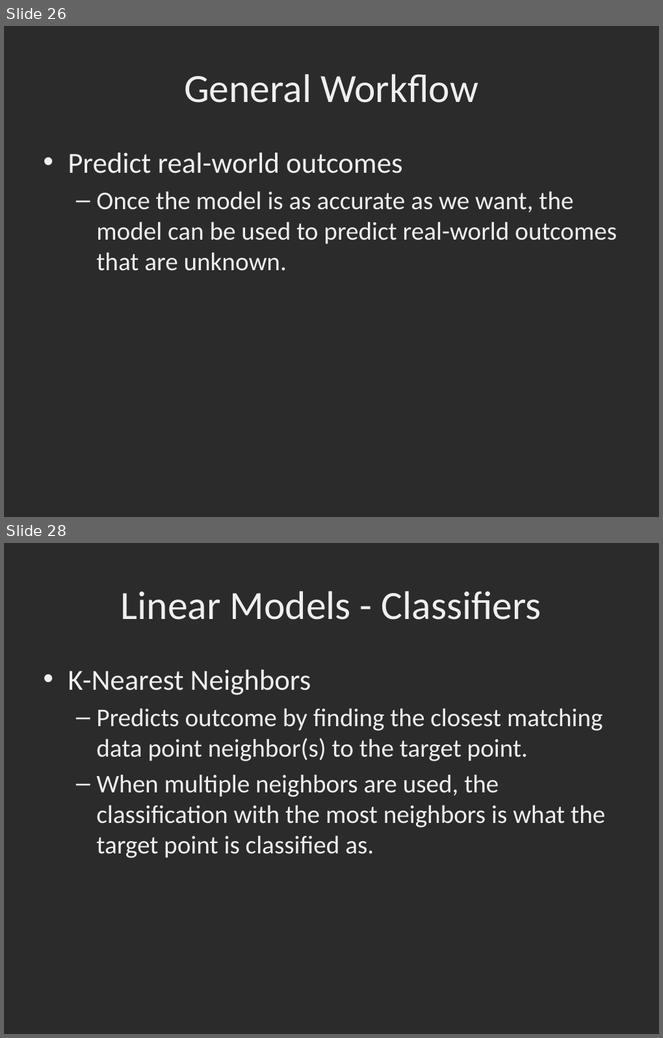
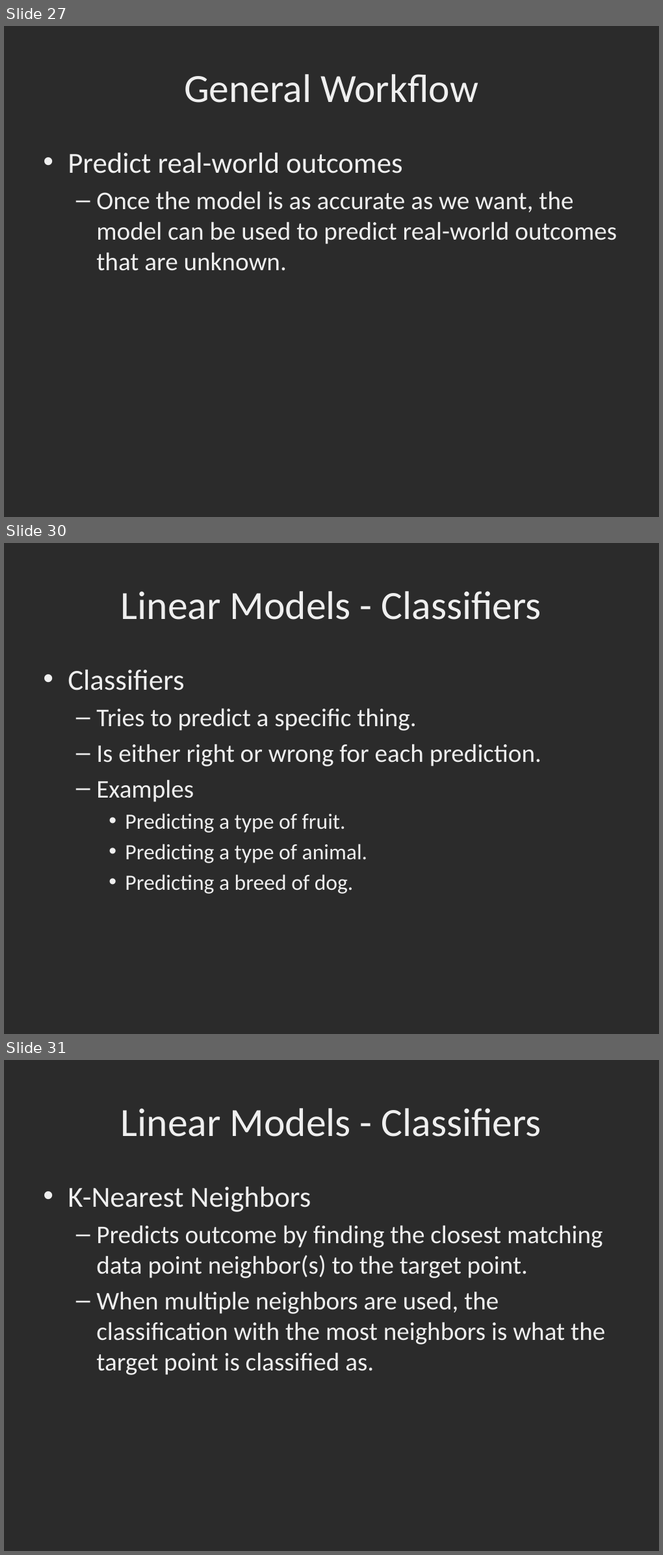
Before and after one commit to dbowmans46/PracticalProgramming, a slide deck: Session 7 - Python/Instructional Material/Session 7 - Python Brief Intro to Machine Learning with Scikit Learn.pptx. Shown one above the other, each under a label of ours: slides 26 and 28 before the commit, slides 27, 30 and 31 after it; the slides between them are not shown. The pictures are 663x1038 and 663x1555 pixels, drawn with LibreOffice and Linux fonts; fonts in the diff are those of the drawing; background and template pictures are left out; a plain dark background stands for a picture behind light text. Boxes give left, top, right and bottom in pixels: in the first picture for what was removed or moved away, otherwise in the second. Text is boxed around its words. In the diff, an @@ line names an element or a change of style, - is before the commit and + after.

Commit message:
Added slides for linear regressor, ridge, and lasso.  Added more classifiers to go over.

```diff
--- a/Session 7 - Python/Instructional Material/Session 7 - Python Brief Intro to Machine Learning with Scikit Learn.pptx
+++ b/Session 7 - Python/Instructional Material/Session 7 - Python Brief Intro to Machine Learning with Scikit Learn.pptx
@@ slide 30 added at [4,543,659,1034], background picture (left out) @@
@@ title added at [121,591,542,620], 44 pt, text #EFEFEF @@
+Linear Models - Classifiers
@@ text added at [68,670,542,894], 28 pt, text #EFEFEF @@
+• Classifiers
+  – Tries to predict a specific thing.
+  – Is either right or wrong for each prediction.
+  – Examples
+    • Predicting a type of fruit.
+    • Predicting a type of animal.
+    • Predicting a breed of dog.
@@ what was slide 26 is now slide 27 @@
@@ what was slide 28 is now slide 31 @@
```
Also in this commit, not shown: 6 slides changed, 17 other slides added.
